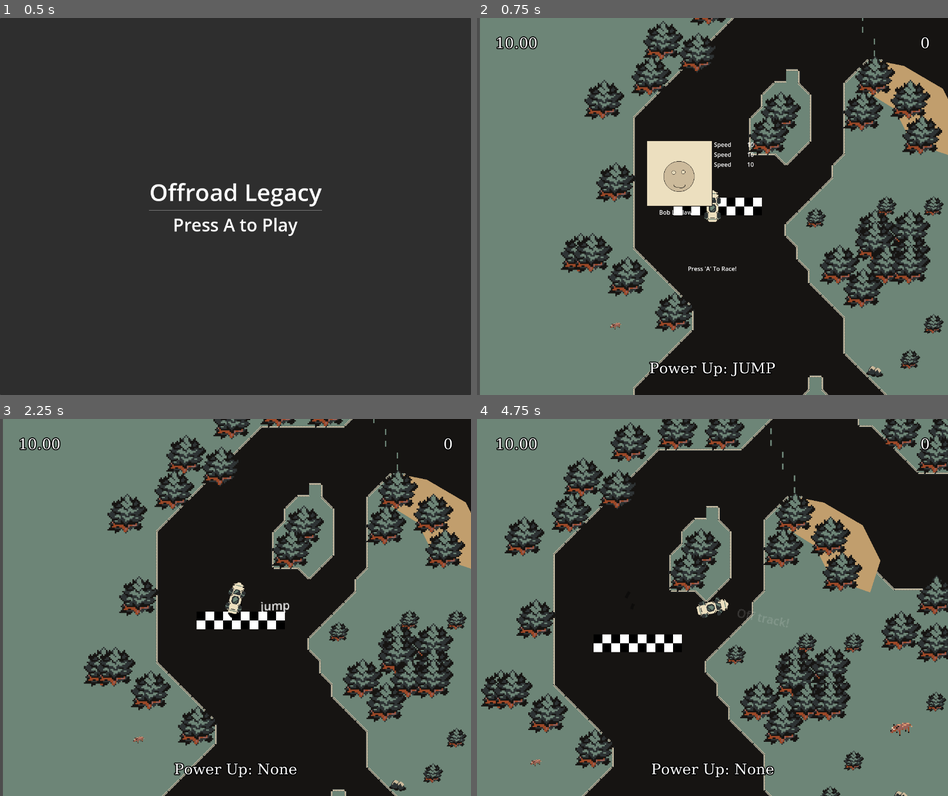
Above: before the commit, frames 1-4 (two rows, left to right).
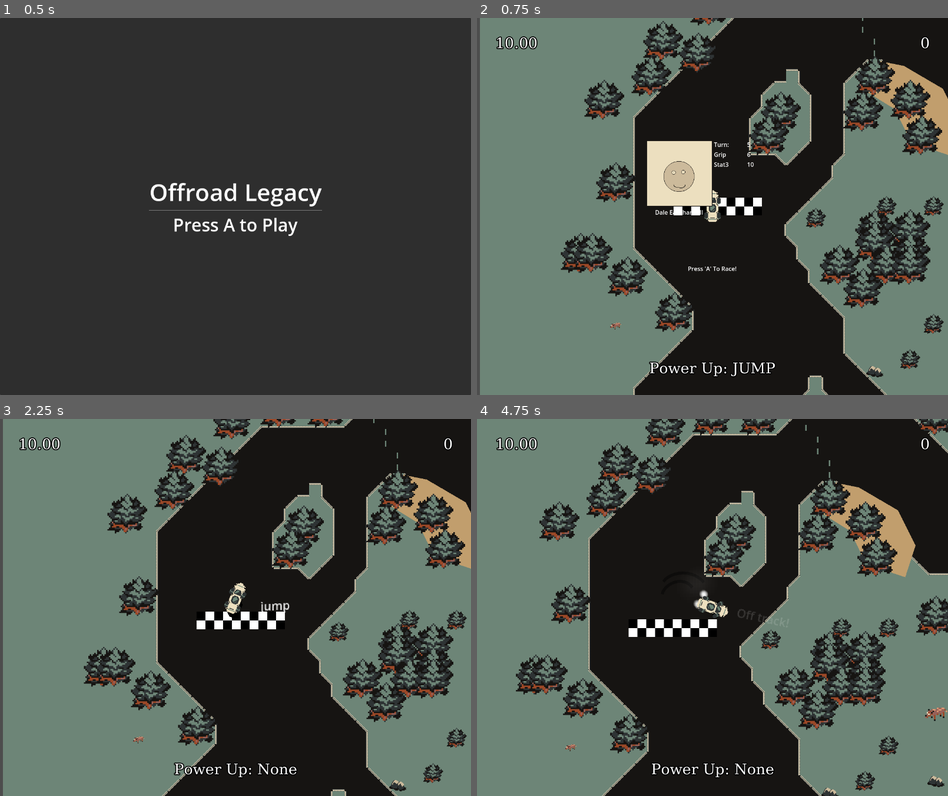
Above: after the commit, the same moments.

Repository: PGComai/Made-at-the-MADE-2025
Game: Godot game, scene res://main_menu.tscn
The game is run twice, just before and just after one commit, with the same random seed, the same clock (stepped at 60 frames per second) and the same inputs.
Inputs:
- Up to frame 1 (0.5 s): no input
- Up to frame 2 (0.75 s): tap A (left) at 0.5 s; hold D (right) from 0.53 s (still down); hold . (a) from 0.53 s (still down)
- Up to frame 3 (2.25 s): tap A (left) at 1.25 s; release D (right) at 1.28 s; release . (a) at 1.28 s; hold S (brake) 1.28-2.03 s; tap . (a) at 1.35 s; hold D (right) from 2.03 s (still down); hold . (a) from 2.03 s (still down)
- Up to frame 4 (4.75 s): release . (a) at 2.78 s; tap . (a) at 2.85, 4.35 s; release D (right) at 3.53 s; hold . (a) 3.53-4.28 s; hold A (left) from 3.53 s (still down)

Frame 1 is identical in both runs. In frame 2, 0.2% of the frame differs, in the area x 37-59%, y 32-53%; in frame 3, 0.1%; in frame 4, 36%, in the area x 0-100%, y 0-100%.

Commit message:
messed around with turning and grip variation

Diff:
--- a/Scripts/LegacySystem/CharacterData.gd
+++ b/Scripts/LegacySystem/CharacterData.gd
@@ -1,4 +1,6 @@
 extends Resource
+
+class_name CharacterData
 
 @export var first_name: String
 @export var last_name: String
@@ -7,7 +9,8 @@
 @export var base_speed: float
 @export var speed_increase: float
 
-@export var grip: float
+@export var turn: int
+@export var grip: int
 @export var terrain_slip: float
 @export var terrain_damp: float
 
--- /dev/null
+++ b/Scripts/LegacySystem/character_info_ui.gd
@@ -0,0 +1,13 @@
+extends Control
+
+@onready var portrait = $VBoxContainer/HBoxContainer/Player/Portrait
+@onready var character_name = $VBoxContainer/HBoxContainer/Player/Name
+@onready var stats = $VBoxContainer/HBoxContainer/Stats
+
+func set_data(char_data):
+	character_name.text = str(char_data.first_name + " "
+	+ char_data.last_name + " " + char_data.name_suffix)
+
+	stats.get_node("Turn/StatVal").text = str(char_data.turn)
+
+	stats.get_node("Grip/StatVal").text = str(char_data.grip)
--- a/Scripts/LegacySystem/legacy_system.gd
+++ b/Scripts/LegacySystem/legacy_system.gd
@@ -7,9 +7,43 @@
 
 @export var character_info_scene : PackedScene
 
+var current_character_data
+
 var has_started_race := false
 
+var turn_values = {
+	1 : .8,
+	2 : 1.1,
+	3 : 1.4,
+	4 : 1.7,
+	5 : 2.0,
+	6 : 2.5,
+	7 : 3.0
+}
+
+var grip_values = {
+	1: 2,
+	2: 3,
+	3: 4,
+	4: 6,
+	5: 8,
+	6: 10,
+	7: 12
+}
+
+var grip_turn_adjustment_values = {
+	1: .7,
+	2: .5,
+	3: .4,
+	4: .3,
+	5: .2,
+	6: .1,
+	7: .0
+}
+
 func _ready() -> void:
+	generate_character()
+	apply_stats_to_car(current_character_data)
 	character_info_display(true)
 
 func _process(delta: float) -> void:
@@ -20,4 +54,24 @@
 
 
 func character_info_display(state):
+	character_ui.set_data(current_character_data)
 	character_ui.visible = state
+
+func generate_character():
+	var char_data = CharacterData.new()
+	# name
+	char_data.first_name = "Dale"
+	char_data.last_name = "Earnhardt"
+	char_data.name_suffix = "II"
+	# stats
+	char_data.turn = randi_range(1,7)
+	char_data.grip = randi_range(1,7)
+
+	current_character_data = char_data
+	return char_data
+
+
+func apply_stats_to_car(char_data):
+	game_car.turn_handling = turn_values[char_data.turn]
+	game_car.grip_stat = grip_values[char_data.grip]
+	game_car.grip_turn_adjustment = grip_turn_adjustment_values[char_data.turn]
--- a/car/car.gd
+++ b/car/car.gd
@@ -36,6 +36,7 @@
 var turn_grip: float = 1.0:
 	set(value):
 		turn_grip = clampf(value, 0.0, 1.0)
+
 var drag: float = 0.995
 var spin: float = 0.0
 var spin_momentum: float = 1.0:
@@ -85,6 +86,11 @@
 			else:
 				add_skid_points()
 
+#stats
+var turn_handling: float = 1.0
+var turn_lerp_amount: float = 0.1
+var grip_stat: float = 0.0
+var grip_turn_adjustment: float = 0.0
 
 var current_skid_left: TireMark
 var current_skid_right: TireMark
@@ -161,18 +167,21 @@
 
 	var turn: float = Input.get_axis("left", "right")
 
-	wheel_angle = lerp_angle(wheel_angle, turn * PI/4.0, 0.1)
+	wheel_angle = lerp_angle(wheel_angle, turn * PI/4.0, turn_lerp_amount)
 
 	if show_steer:
 		wheel_fl.rotation = lerp_angle(wheel_fl.rotation, wheel_angle, 0.1)
 		wheel_fr.rotation = lerp_angle(wheel_fr.rotation, wheel_angle, 0.1)
 
+
 	grip = remap(velocity.normalized().dot(-global_transform.y),
+				grip_turn_adjustment,
+				1.0,
 				0.0,
-				1.0,
-				MIN_GRIP,
 				1.0)
-	grip = pow(grip, 6.0)
+	print("grip - ", grip)
+	grip = pow(grip, grip_stat)#pow(grip, 6.0)
+	print("grip adjusted - ", grip)
 	var real_vel: Vector2 = get_real_velocity()
 	var eh_smoke: bool = (grip <= smoke_threshold or braking) and not jumping and real_vel.length_squared() > 1.0
 	smoke_left.emitting = eh_smoke
@@ -209,7 +218,7 @@
 		spin = lerp(spin, ang_diff, 0.02 * grip * terrain_slip)
 	else:
 		spin = lerp(spin, turn * 0.4, 0.2)
-	var steer_strength: float = pow(speed, 0.95) * (3.0 / INITIAL_SPEED)
+	var steer_strength: float = pow(speed, 0.95) * (3.0 / INITIAL_SPEED) * turn_handling
 
 	car_angle += spin * delta * steer_strength * spin_momentum * grip * terrain_slip
 	rotation = car_angle
--- a/project.godot
+++ b/project.godot
@@ -19,7 +19,6 @@
 
 window/size/viewport_width=1280
 window/size/viewport_height=1024
-window/size/mode=3
 
 [global_group]
 
--- a/scenes/main/main.tscn
+++ b/scenes/main/main.tscn
@@ -1,6 +1,7 @@
-[gd_scene load_steps=7 format=3 uid="uid://d2bb8tpx5ikj2"]
+[gd_scene load_steps=8 format=3 uid="uid://d2bb8tpx5ikj2"]
 
 [ext_resource type="Script" uid="uid://bsukxywf6sn30" path="res://scenes/main/main.gd" id="1_hyk8p"]
+[ext_resource type="Script" uid="uid://rian43jqtsj3" path="res://Scripts/LegacySystem/character_info_ui.gd" id="2_6q06x"]
 [ext_resource type="AudioStream" uid="uid://dt21jvi8ch4mt" path="res://OST/racing game song draft 2.wav" id="2_iuonh"]
 [ext_resource type="Texture2D" uid="uid://bdusga3gw7kx6" path="res://Sprites/UI/char_portrait_placeholder.png" id="2_l3cfh"]
 [ext_resource type="Script" uid="uid://wdgn71b84xh6" path="res://Scripts/LegacySystem/legacy_system.gd" id="3_k2fmo"]
@@ -72,6 +73,7 @@
 offset_bottom = 180.0
 grow_horizontal = 2
 grow_vertical = 2
+script = ExtResource("2_6q06x")
 
 [node name="VBoxContainer" type="VBoxContainer" parent="CanvasLayer/UI/VBoxContainer/Space/CharacterInfo"]
 layout_mode = 1
@@ -102,34 +104,34 @@
 layout_mode = 2
 size_flags_horizontal = 3
 
-[node name="Stat" type="HBoxContainer" parent="CanvasLayer/UI/VBoxContainer/Space/CharacterInfo/VBoxContainer/HBoxContainer/Stats"]
+[node name="Turn" type="HBoxContainer" parent="CanvasLayer/UI/VBoxContainer/Space/CharacterInfo/VBoxContainer/HBoxContainer/Stats"]
 layout_mode = 2
 
-[node name="StatName" type="RichTextLabel" parent="CanvasLayer/UI/VBoxContainer/Space/CharacterInfo/VBoxContainer/HBoxContainer/Stats/Stat"]
+[node name="StatName" type="RichTextLabel" parent="CanvasLayer/UI/VBoxContainer/Space/CharacterInfo/VBoxContainer/HBoxContainer/Stats/Turn"]
 layout_mode = 2
 size_flags_horizontal = 3
 bbcode_enabled = true
-text = "Speed"
+text = "Turn: "
 fit_content = true
 
-[node name="StatVal" type="RichTextLabel" parent="CanvasLayer/UI/VBoxContainer/Space/CharacterInfo/VBoxContainer/HBoxContainer/Stats/Stat"]
+[node name="StatVal" type="RichTextLabel" parent="CanvasLayer/UI/VBoxContainer/Space/CharacterInfo/VBoxContainer/HBoxContainer/Stats/Turn"]
 layout_mode = 2
 size_flags_horizontal = 3
 bbcode_enabled = true
 text = "10"
 fit_content = true
 
-[node name="Stat2" type="HBoxContainer" parent="CanvasLayer/UI/VBoxContainer/Space/CharacterInfo/VBoxContainer/HBoxContainer/Stats"]
+[node name="Grip" type="HBoxContainer" parent="CanvasLayer/UI/VBoxContainer/Space/CharacterInfo/VBoxContainer/HBoxContainer/Stats"]
 layout_mode = 2
 
-[node name="StatName" type="RichTextLabel" parent="CanvasLayer/UI/VBoxContainer/Space/CharacterInfo/VBoxContainer/HBoxContainer/Stats/Stat2"]
+[node name="StatName" type="RichTextLabel" parent="CanvasLayer/UI/VBoxContainer/Space/CharacterInfo/VBoxContainer/HBoxContainer/Stats/Grip"]
 layout_mode = 2
 size_flags_horizontal = 3
 bbcode_enabled = true
-text = "Speed"
+text = "Grip"
 fit_content = true
 
-[node name="StatVal" type="RichTextLabel" parent="CanvasLayer/UI/VBoxContainer/Space/CharacterInfo/VBoxContainer/HBoxContainer/Stats/Stat2"]
+[node name="StatVal" type="RichTextLabel" parent="CanvasLayer/UI/VBoxContainer/Space/CharacterInfo/VBoxContainer/HBoxContainer/Stats/Grip"]
 layout_mode = 2
 size_flags_horizontal = 3
 bbcode_enabled = true
@@ -143,7 +145,7 @@
 layout_mode = 2
 size_flags_horizontal = 3
 bbcode_enabled = true
-text = "Speed"
+text = "Stat3"
 fit_content = true
 
 [node name="StatVal" type="RichTextLabel" parent="CanvasLayer/UI/VBoxContainer/Space/CharacterInfo/VBoxContainer/HBoxContainer/Stats/Stat3"]
Not shown, added: Scripts/LegacySystem/character_info_ui.gd.uid
